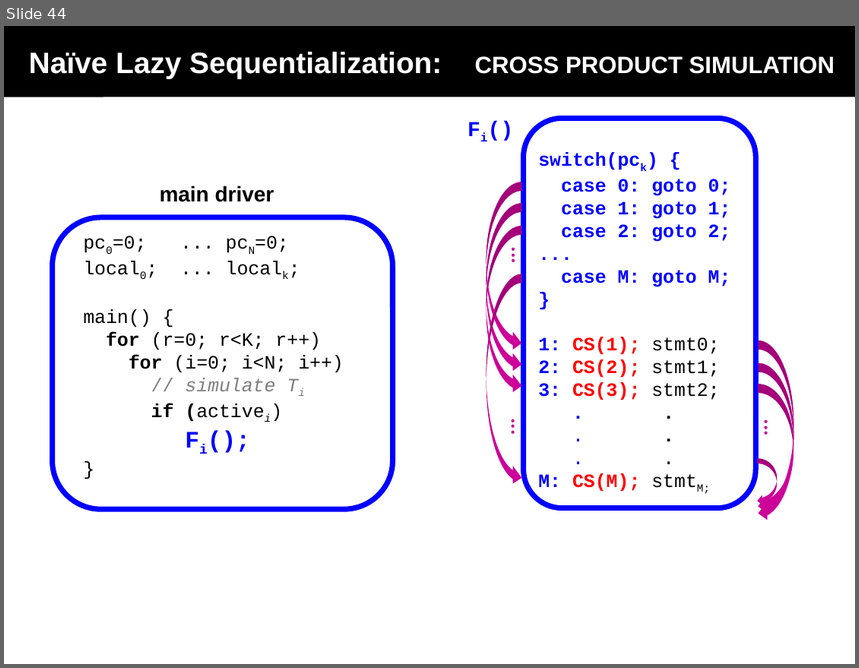
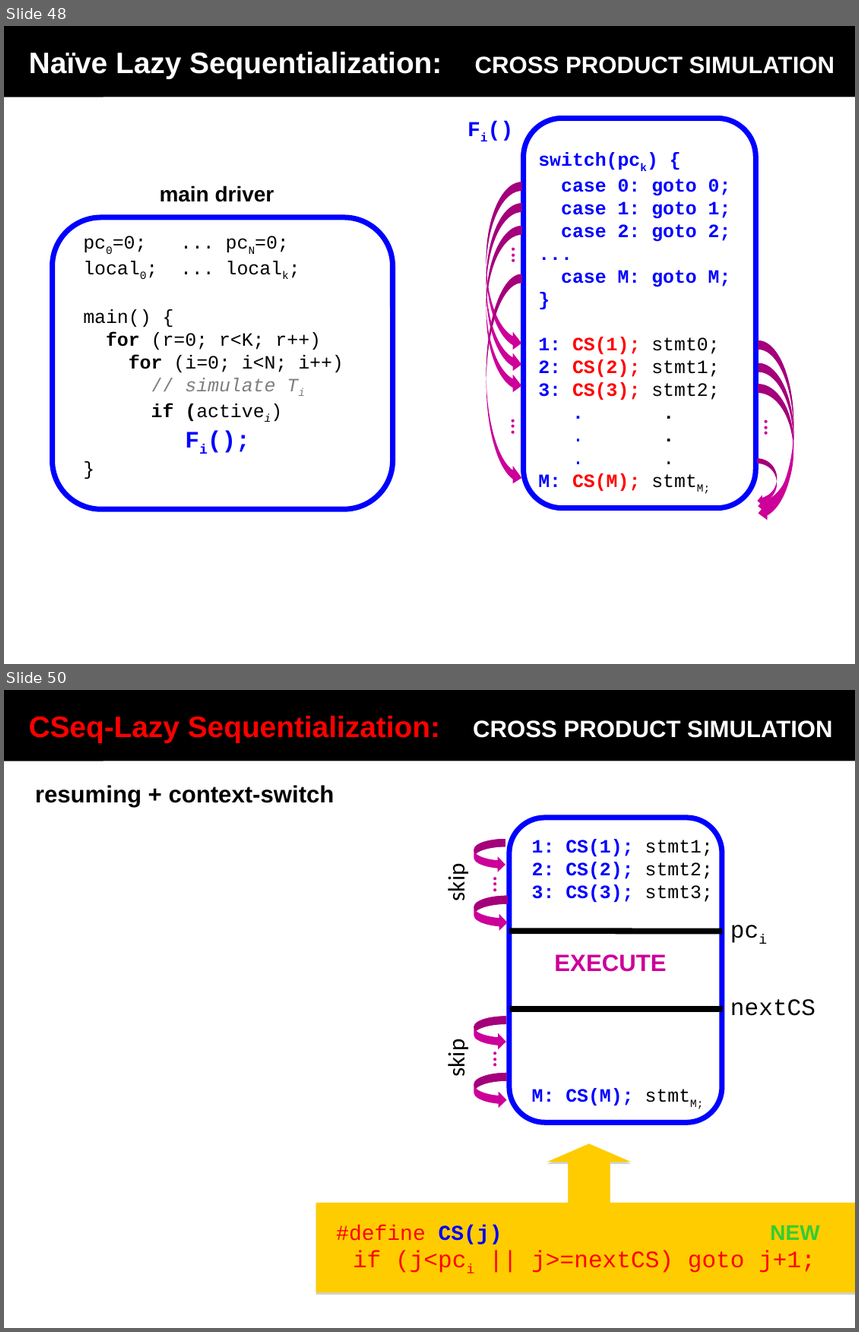
Before and after one commit to menesro/mpri, a slide deck: lecture3/sequentializations.ppt. Shown one above the other, each under a label of ours: slide 44 before the commit, slides 48 and 50 after it; the slides between them are not shown. The pictures are 859x668 and 859x1332 pixels, drawn with LibreOffice and Linux fonts; fonts in the diff are those of the drawing. Boxes give left, top, right and bottom in pixels: in the first picture for what was removed or moved away, otherwise in the second. Text is boxed around its words. In the diff, an @@ line names an element or a change of style, - is before the commit and + after.

Commit message:
some stuff added in the sequentializations

```diff
--- a/lecture3/sequentializations.ppt
+++ b/lecture3/sequentializations.ppt
@@ slide 50 added at bbox=[4, 690, 855, 1328], background #FFFFFF; not listed: 1 template element that a slide beside it also shows @@
@@ rectangle added at bbox=[4, 690, 855, 761], fill #000000, 25 pt, text #FF0000, bold @@
+CSeq-Lazy Sequentialization: CROSS PRODUCT SIMULATION
@@ text added at bbox=[35, 785, 335, 808], 20 pt, text #000000, bold @@
+resuming + context-switch
@@ freeform shape added at bbox=[509, 818, 722, 1122], fill #FFFFFF, outline #0000FF 4.51 pt @@
@@ freeform shape added at bbox=[474, 839, 506, 873], fill #CC0099 @@
@@ text added at bbox=[532, 839, 713, 1106], 16 pt, text #0000FF, bold @@
+1: CS(1); stmt1;
+2: CS(2); stmt2;
+3: CS(3); stmt3;
+EXECUTE
+M: CS(M); stmtM;
@@ text added at bbox=[443, 867, 471, 901], 20 pt, text #000000 @@
+skip
@@ text added at bbox=[460, 866, 517, 908], 18 pt, text #CC0099, bold @@
+...
@@ freeform shape added at bbox=[474, 896, 508, 932], fill #CC0099 @@
@@ text added at bbox=[722, 910, 842, 951], 20 pt, text #000000 @@
+pci
@@ line added from (509, 931) to (722, 931), #000000 4.99 pt @@
@@ text added at bbox=[731, 999, 816, 1016], 20 pt, text #000000 @@
+nextCS
@@ freeform shape added at bbox=[474, 1016, 506, 1050], fill #CC0099 @@
@@ line added from (509, 1009) to (722, 1009), #000000 4.99 pt @@
@@ text added at bbox=[443, 1043, 471, 1076], 20 pt, text #000000 @@
+skip
@@ text added at bbox=[460, 1041, 517, 1084], 18 pt, text #CC0099, bold @@
+...
@@ freeform shape added at bbox=[474, 1073, 507, 1109], fill #CC0099 @@
@@ up arrow callout added at bbox=[316, 1144, 855, 1293], fill #FFCC00, 20 pt, text #FF0000 @@
+#define CS(j) NEW
+if (j<pci || j>=nextCS) goto j+1;
@@ what was slide 44 is now slide 48 @@
```
Also in this commit, not shown: 4 slides changed, 22 other slides added, 2 other files.
